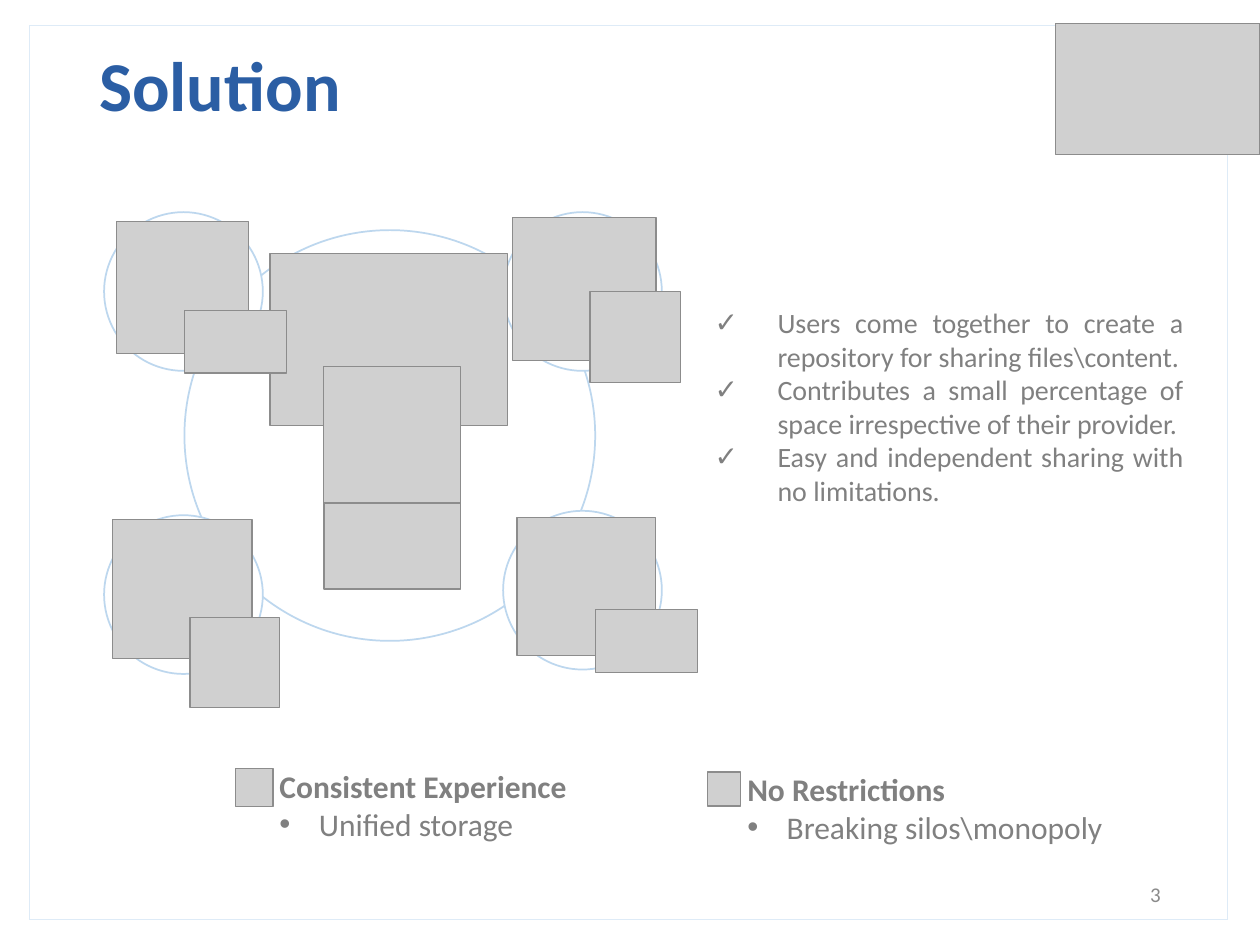
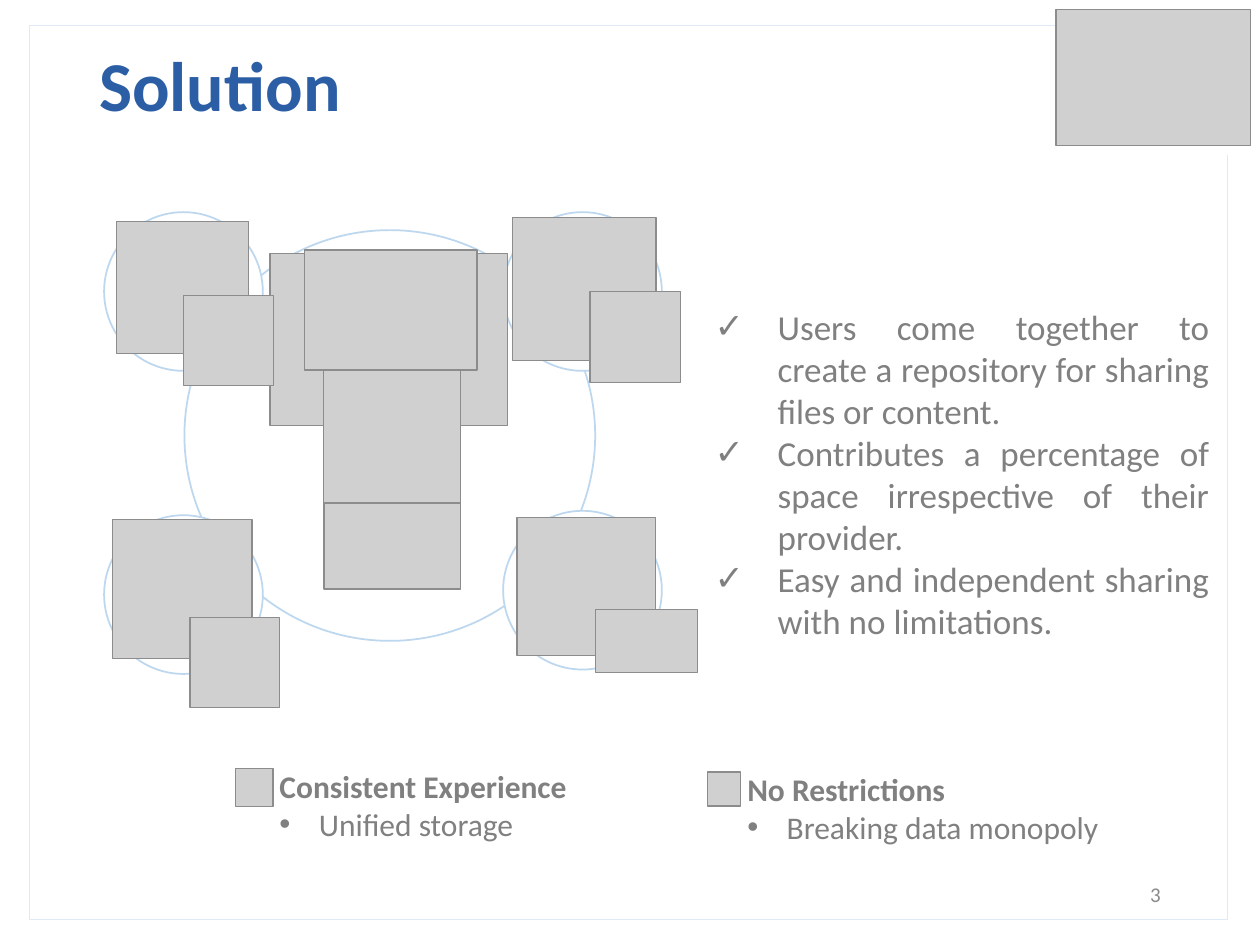
Before and after one commit to roommen/crumbs, a slide deck: slide 3 of Crumbs.pptx. Drawn at 1260x945 pixels with LibreOffice and Linux fonts; fonts in the diff are those of the drawing; grey boxes stand for pictures; background and template pictures are left out. Boxes give left, top, right and bottom in pixels: in the first picture for what was removed or moved away, otherwise in the second. Text is boxed around its words. In the diff, an @@ line names an element or a change of style, - is before the commit and + after.

```diff
--- a/Crumbs.pptx
+++ b/Crumbs.pptx
@@ picture: place and size @@
-picture at bbox=[1056, 23, 1260, 154]
+picture at bbox=[1056, 10, 1251, 146]
@@ picture added at bbox=[305, 249, 478, 369] @@
@@ picture added at bbox=[184, 296, 273, 386] @@
@@ text at bbox=[778, 316, 1209, 556]: text changed; size 16 to 20 pt @@
-✓ Users come together to create a repository for sharing files\content.
-✓ Contributes a small percentage of space irrespective of their provider.
+✓ Users come together to create a repository for sharing files or content.
+✓ Contributes a percentage of space irrespective of their provider.
@@ text at bbox=[778, 568, 1209, 634]: size 16 to 20 pt in "Easy and independent sharing with no limitations." @@
@@ text at bbox=[787, 817, 1098, 845]: text changed @@
-• Breaking silos\monopoly
+• Breaking data monopoly
```
Also in this commit, not shown: 3 other slides changed, 25 other files.
